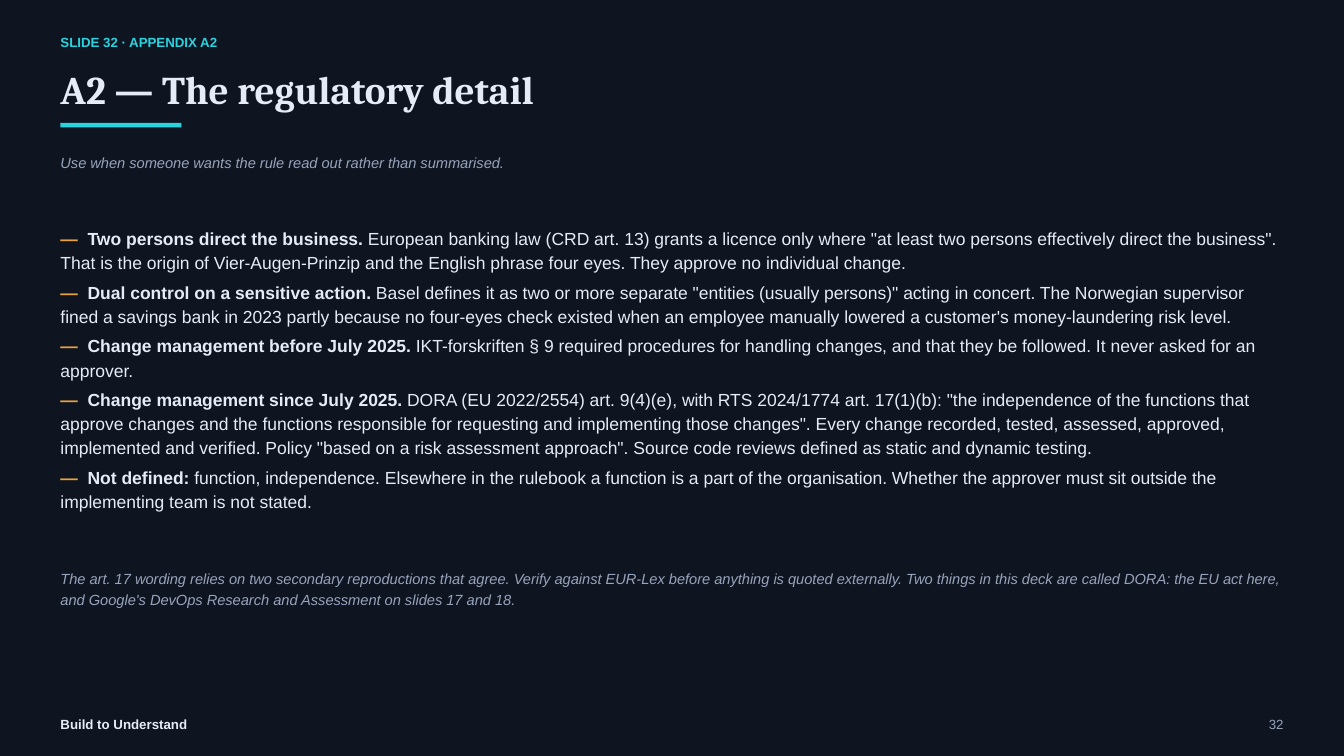
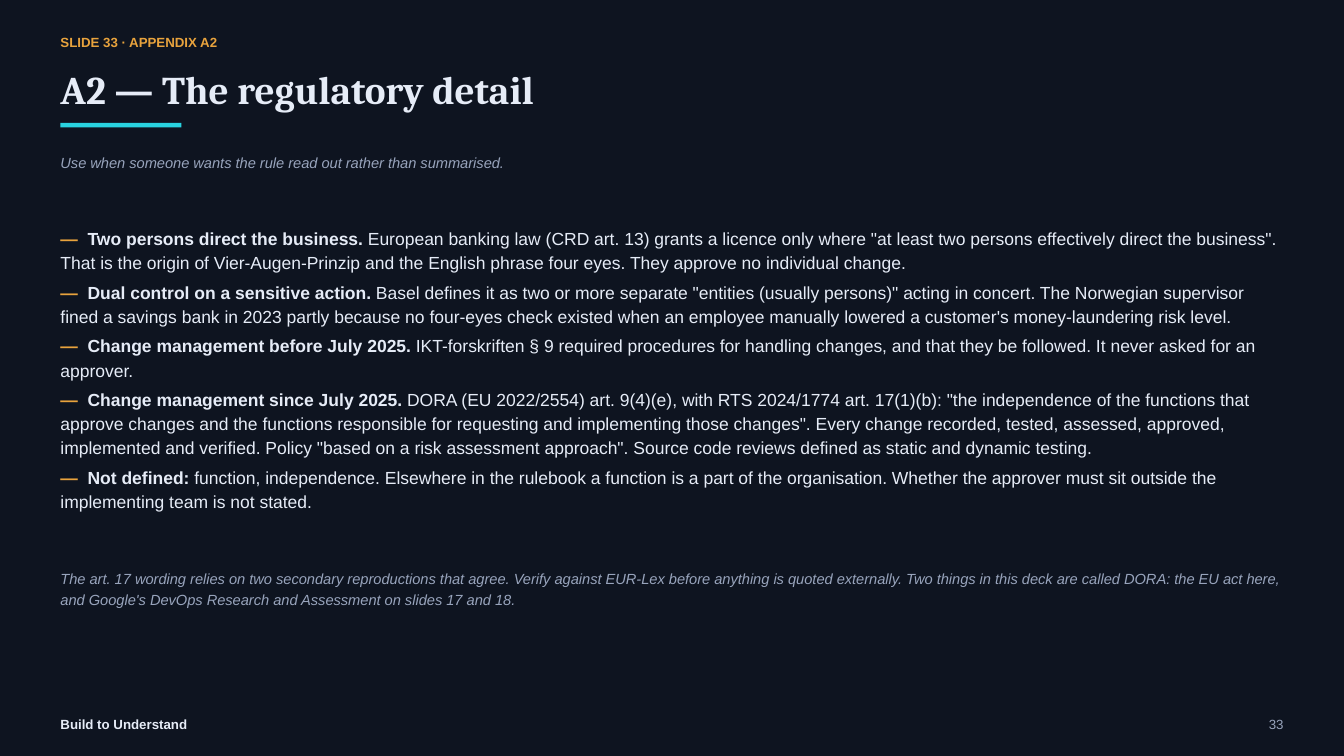
Before and after one commit to svenmalvik/buildtounderstand.org, a slide deck: slide 33 of presentations/what-is-the-second-pair-of-eyes-for.pptx (slide 32 before the commit). Drawn at 1344x756 pixels with LibreOffice and Linux fonts; fonts in the diff are those of the drawing. Boxes give left, top, right and bottom in pixels: in the first picture for what was removed or moved away, otherwise in the second. Text is boxed around its words. In the diff, an @@ line names an element or a change of style, - is before the commit and + after.

```diff
--- a/presentations/what-is-the-second-pair-of-eyes-for.pptx
+++ b/presentations/what-is-the-second-pair-of-eyes-for.pptx
@@ text at box(60, 37, 217, 47): text changed; text colour #29D3E0 to #E8A33D @@
-SLIDE 32 · APPENDIX A2
+SLIDE 33 · APPENDIX A2
```
Also in this commit, not shown: 9 other slides changed, 1 slide added, 7 other files.
